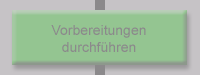
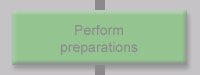
The second w=200, h=75 image is a revision of the first. Changes to its layers:
renamed "Vorbereitungen durchführen" to "Perform preparations", painted on it over [51, 25, 146, 55]
